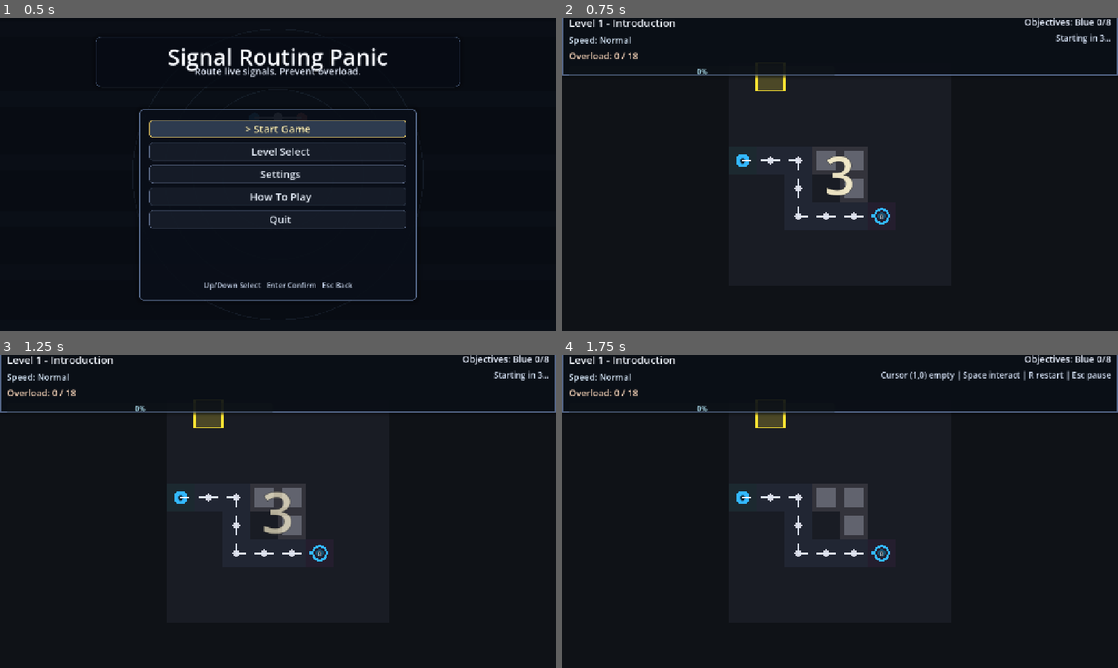
Above: before the commit, frames 1-4 (two rows, left to right).
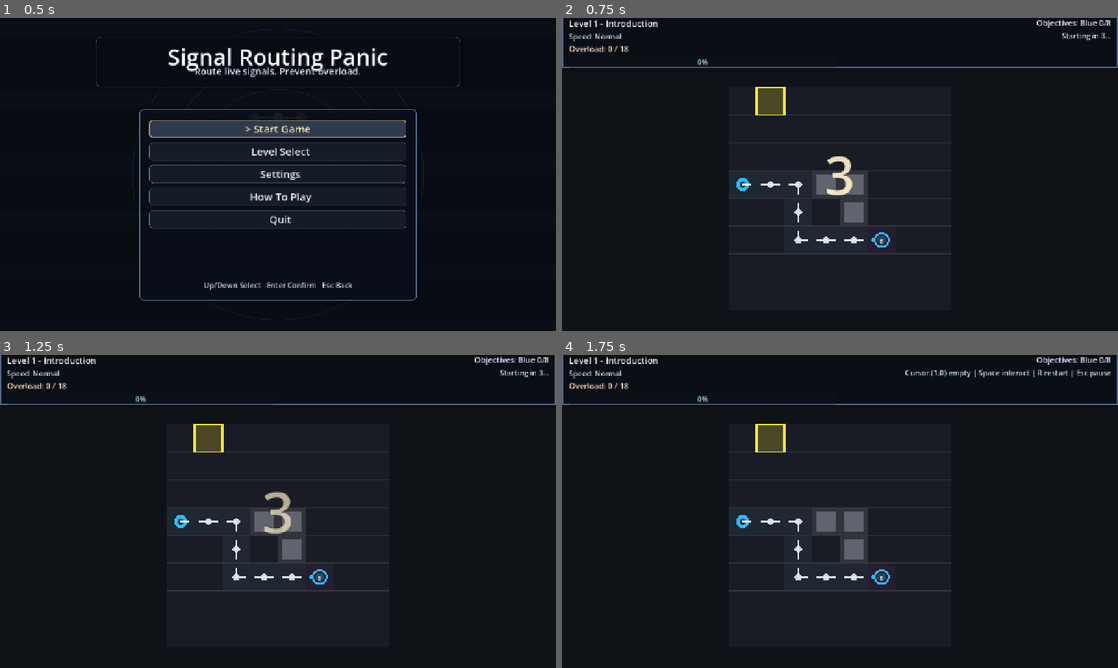
Above: after the commit, the same moments.

Repository: Chanumask/godot-minigame
Game: Godot game, scene res://game/scenes/main_menu.tscn
Two runs of this game, one before a commit and one after it. Both use one fixed random seed, a clock stepped at 60 frames per second and the inputs below.
Inputs:
- Up to frame 1 (0.5 s): no input
- Up to frame 2 (0.75 s): tap Enter (ui_accept) at 0.5 s; hold D (move_right) from 0.53 s (still down); hold Space (interact) from 0.53 s (still down)
- Up to frame 3 (1.25 s): keep holding D (move_right); keep holding Space (interact); tap Enter (ui_accept) at 0.77 s
- Up to frame 4 (1.75 s): release D (move_right) at 1.28 s; release Space (interact) at 1.28 s; hold Escape (menu_back) from 1.28 s (still down); tap Y at 1.35 s; tap Enter (ui_accept) at 1.52 s

Frame 1 is identical in both runs. In frame 2, 5.2% of the frame differs, in the area x 0-100%, y 0-76%; in frame 3, 5.2%; in frame 4, 5.9%.

Commit message:
fix: gameboard sizing and cursor wrap around

Diff:
--- a/game/scenes/gameplay.gd
+++ b/game/scenes/gameplay.gd
@@ -36,6 +36,11 @@
 const END_TITLE_PULSE_SPEED := 2.2
 const END_TITLE_PULSE_AMOUNT := 0.06
 const OVERLOAD_WARNING_THRESHOLD_RATIO := 0.8
+const BOARD_HUD_GAP := 8.0
+const BOARD_SIDE_GAP := 12.0
+const BOARD_BOTTOM_GAP := 12.0
+const BOARD_MIN_SCALE := 0.1
+const BOARD_MAX_SCALE := 1.0
 const SPEED_MODE_NAMES: Array[String] = ["Slow", "Normal", "Fast"]
 const SPEED_MODE_MULTIPLIERS: Array[float] = [0.85, 1.0, 1.2]
 const CORRUPTED_SOURCE_HIGHLIGHT_DURATION := 0.34
@@ -178,8 +183,8 @@
 	if moved:
 		var width: int = int(level_data.get("width", 1))
 		var height: int = int(level_data.get("height", 1))
-		cursor.x = clamp(cursor.x, 0, width - 1)
-		cursor.y = clamp(cursor.y, 0, height - 1)
+		cursor.x = posmod(cursor.x, max(width, 1))
+		cursor.y = posmod(cursor.y, max(height, 1))
 		board_view.set_cursor(cursor)
 		_refresh_hud()
 		accept_event()
@@ -337,8 +342,26 @@
 	if viewport_size == Vector2.ZERO:
 		return
 
-	var centered_position := ((viewport_size - board_size) * 0.5).round()
-	board_view.position = centered_position
+	var hud_height: float = 0.0
+	if hud != null:
+		hud_height = hud.get_top_bar_height()
+
+	var available_origin_y: float = hud_height + BOARD_HUD_GAP
+	var available_size := Vector2(
+		maxf(viewport_size.x - BOARD_SIDE_GAP * 2.0, 1.0),
+		maxf(viewport_size.y - available_origin_y - BOARD_BOTTOM_GAP, 1.0)
+	)
+
+	var width_fit_scale: float = available_size.x / maxf(board_size.x, 1.0)
+	var height_fit_scale: float = available_size.y / maxf(board_size.y, 1.0)
+	var fit_scale: float = minf(width_fit_scale, height_fit_scale)
+	var board_scale: float = clampf(fit_scale, BOARD_MIN_SCALE, BOARD_MAX_SCALE)
+	board_view.scale = Vector2.ONE * board_scale
+
+	var scaled_board_size: Vector2 = board_size * board_scale
+	var centered_x: float = (viewport_size.x - scaled_board_size.x) * 0.5
+	var centered_y: float = available_origin_y + (available_size.y - scaled_board_size.y) * 0.5
+	board_view.position = Vector2(round(centered_x), round(centered_y))
 
 func _refresh_hud() -> void:
 	hud.set_level_name(level_data.get("name", "Level"))
--- a/game/systems/signal_simulator.gd
+++ b/game/systems/signal_simulator.gd
@@ -2,6 +2,7 @@
 class_name SignalSimulator
 
 const CORRUPTED_NORMAL_SINK_OVERLOAD_SPIKE := 8
+const SPAWN_INTERVAL_MULTIPLIER := 1.5
 
 var width: int = 0
 var height: int = 0
@@ -22,10 +23,15 @@
 		for x in range(width):
 			var tile: Dictionary = tiles[y][x]
 			if tile.get("type", "empty") == "source":
+				var base_interval_steps: int = maxi(int(tile.get("spawn_interval_steps", 3)), 1)
+				var adjusted_interval_steps: int = maxi(
+					int(ceil(float(base_interval_steps) * SPAWN_INTERVAL_MULTIPLIER)),
+					1
+				)
 				sources.append({
 					"x": x,
 					"y": y,
-					"interval": int(tile.get("spawn_interval_steps", 3)),
+					"interval": adjusted_interval_steps,
 					"timer": 0,
 					"emission_count": 0,
 					"corruption_interval": int(tile.get("corruption_interval_steps", 0)),
--- a/game/ui/hud.gd
+++ b/game/ui/hud.gd
@@ -12,6 +12,7 @@
 @onready var overload_bar: ProgressBar = %OverloadBar
 @onready var objective_label: Label = %ObjectiveLabel
 @onready var status_label: Label = %StatusLabel
+@onready var top_panel: Control = $Panel
 
 func set_level_name(level_name: String) -> void:
 	level_label.text = level_name
@@ -46,3 +47,8 @@
 
 func set_status(text_value: String) -> void:
 	status_label.text = text_value
+
+func get_top_bar_height() -> float:
+	if top_panel == null:
+		return 0.0
+	return top_panel.size.y
--- a/game/ui/hud.tscn
+++ b/game/ui/hud.tscn
@@ -26,7 +26,7 @@
 layout_mode = 1
 anchors_preset = 10
 anchor_right = 1.0
-offset_bottom = 132.0
+offset_bottom = 114.0
 grow_horizontal = 2
 theme_override_styles/panel = SubResource("StyleBoxFlat_hud")
 
@@ -38,23 +38,23 @@
 grow_horizontal = 2
 grow_vertical = 2
 theme_override_constants/margin_left = 16
-theme_override_constants/margin_top = 10
+theme_override_constants/margin_top = 6
 theme_override_constants/margin_right = 16
-theme_override_constants/margin_bottom = 12
+theme_override_constants/margin_bottom = 8
 
 [node name="ContentRow" type="HBoxContainer" parent="Panel/Margin"]
 layout_mode = 2
-theme_override_constants/separation = 24
+theme_override_constants/separation = 18
 
 [node name="LeftColumn" type="VBoxContainer" parent="Panel/Margin/ContentRow"]
 layout_mode = 2
 size_flags_horizontal = 3
-theme_override_constants/separation = 8
+theme_override_constants/separation = 4
 
 [node name="LevelLabel" type="Label" parent="Panel/Margin/ContentRow/LeftColumn"]
 unique_name_in_owner = true
 layout_mode = 2
-theme_override_font_sizes/font_size = 24
+theme_override_font_sizes/font_size = 20
 theme_override_colors/font_color = Color(0.95, 0.97, 1, 1)
 theme_override_colors/font_outline_color = Color(0.03, 0.04, 0.06, 0.9)
 theme_override_constants/outline_size = 1
@@ -63,7 +63,7 @@
 [node name="SpeedLabel" type="Label" parent="Panel/Margin/ContentRow/LeftColumn"]
 unique_name_in_owner = true
 layout_mode = 2
-theme_override_font_sizes/font_size = 20
+theme_override_font_sizes/font_size = 17
 theme_override_colors/font_color = Color(0.86, 0.93, 1, 1)
 theme_override_colors/font_outline_color = Color(0.03, 0.04, 0.06, 0.9)
 theme_override_constants/outline_size = 1
@@ -72,7 +72,7 @@
 [node name="OverloadLabel" type="Label" parent="Panel/Margin/ContentRow/LeftColumn"]
 unique_name_in_owner = true
 layout_mode = 2
-theme_override_font_sizes/font_size = 21
+theme_override_font_sizes/font_size = 18
 theme_override_colors/font_color = Color(1, 0.86, 0.75, 1)
 theme_override_colors/font_outline_color = Color(0.03, 0.04, 0.06, 0.9)
 theme_override_constants/outline_size = 1
@@ -80,7 +80,7 @@
 
 [node name="OverloadBar" type="ProgressBar" parent="Panel/Margin/ContentRow/LeftColumn"]
 unique_name_in_owner = true
-custom_minimum_size = Vector2(380, 24)
+custom_minimum_size = Vector2(360, 20)
 layout_mode = 2
 size_flags_horizontal = 3
 value = 0.0
@@ -88,14 +88,14 @@
 [node name="RightColumn" type="VBoxContainer" parent="Panel/Margin/ContentRow"]
 layout_mode = 2
 size_flags_horizontal = 3
-theme_override_constants/separation = 8
+theme_override_constants/separation = 4
 
 [node name="ObjectiveLabel" type="Label" parent="Panel/Margin/ContentRow/RightColumn"]
 unique_name_in_owner = true
 layout_mode = 2
 horizontal_alignment = 2
 autowrap_mode = 2
-theme_override_font_sizes/font_size = 21
+theme_override_font_sizes/font_size = 18
 theme_override_colors/font_color = Color(0.91, 0.94, 1, 1)
 theme_override_colors/font_outline_color = Color(0.03, 0.04, 0.06, 0.88)
 theme_override_constants/outline_size = 1
@@ -106,7 +106,7 @@
 layout_mode = 2
 horizontal_alignment = 2
 autowrap_mode = 3
-theme_override_font_sizes/font_size = 19
+theme_override_font_sizes/font_size = 17
 theme_override_colors/font_color = Color(0.82, 0.87, 0.95, 1)
 theme_override_colors/font_outline_color = Color(0.03, 0.04, 0.06, 0.86)
 theme_override_constants/outline_size = 1
